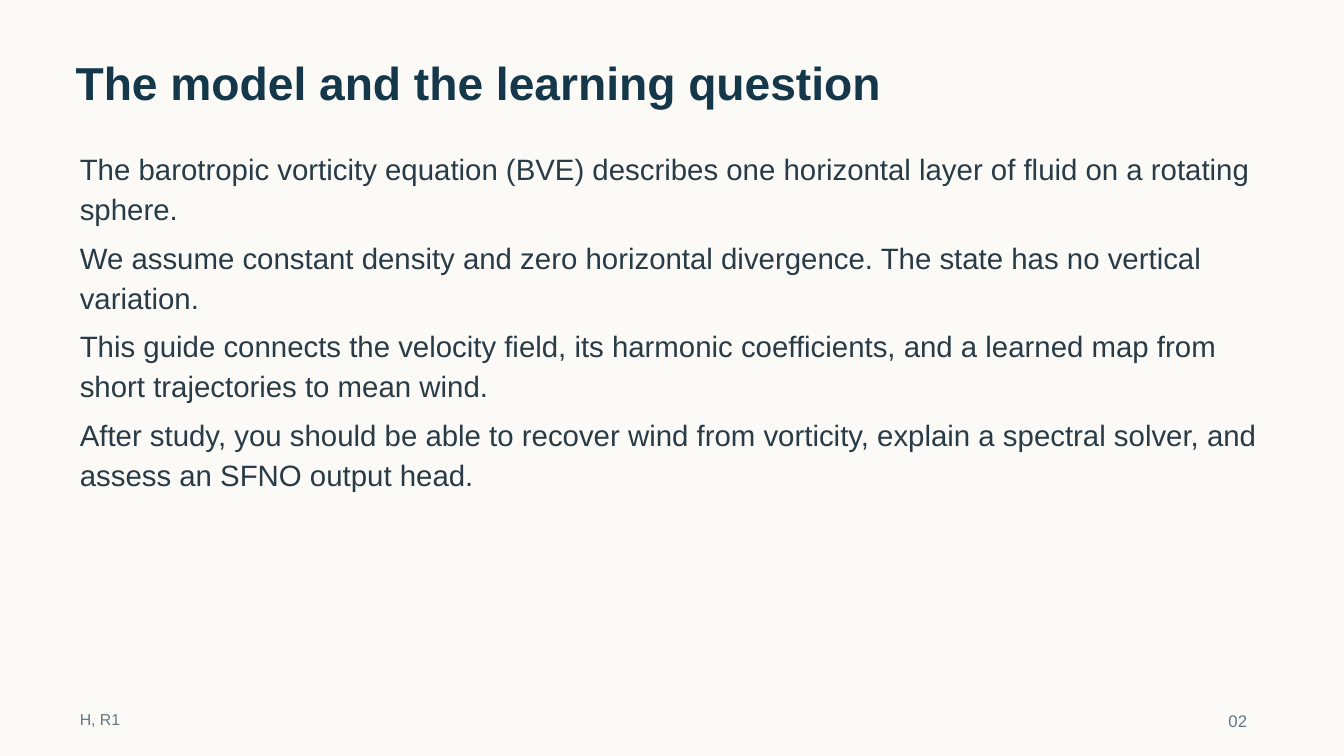
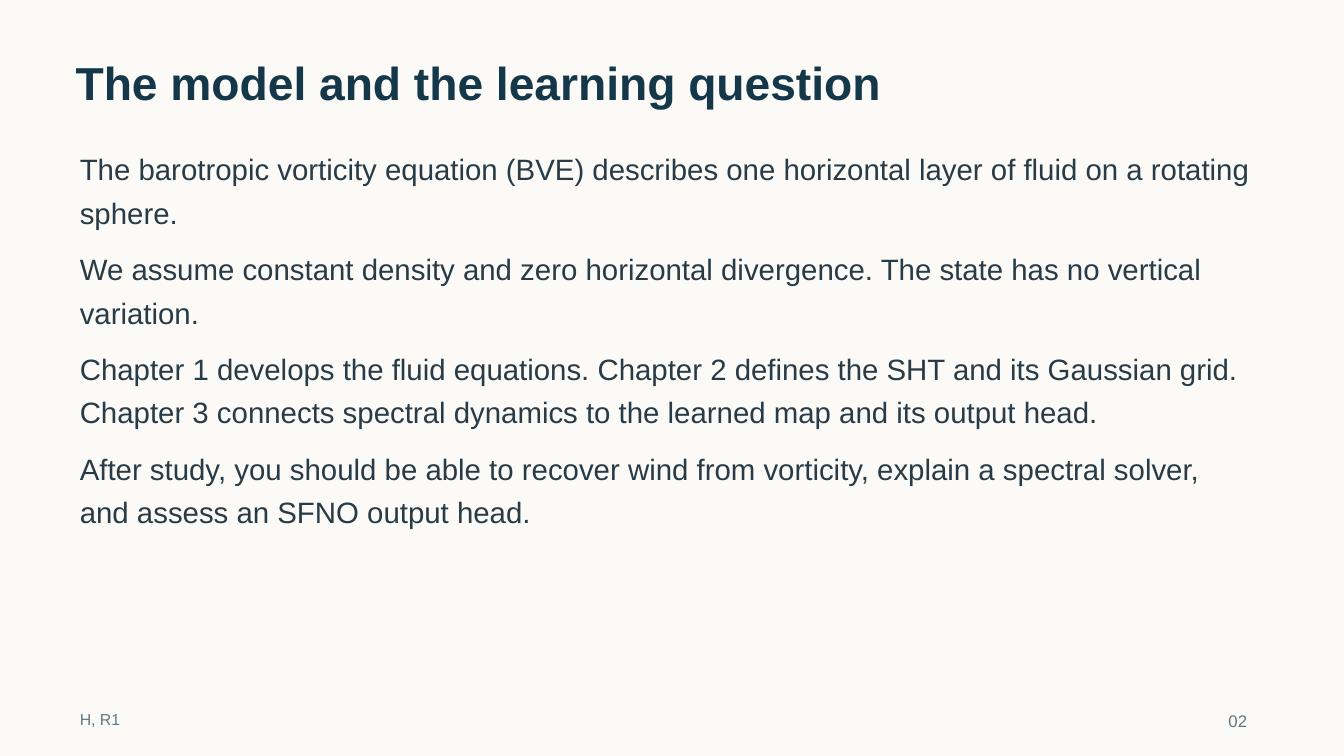
Before and after one commit to tglanz/climatology, a slide deck: slide 2 of presentations/bve-harmonics-sfno/bve-harmonics-sfno.pptx. Drawn at 1344x756 pixels with LibreOffice and Linux fonts; fonts in the diff are those of the drawing. Boxes give left, top, right and bottom in pixels: in the first picture for what was removed or moved away, otherwise in the second. Text is boxed around its words. In the diff, an @@ line names an element or a change of style, - is before the commit and + after.

Commit message:
Improve BVE lecture with formal SHT and Gaussian quadrature chapter

```diff
--- a/presentations/bve-harmonics-sfno/bve-harmonics-sfno.pptx
+++ b/presentations/bve-harmonics-sfno/bve-harmonics-sfno.pptx
@@ text at (80, 158, 1249, 186): text changed @@
-The barotropic vorticity equation (BVE) describes one horizontal layer of fluid on a rotating sphere.
+The barotropic vorticity equation (BVE) describes one horizontal layer of fluid on a rotating
@@ text added at (80, 202, 178, 230), 21 pt, text #283B46 @@
+sphere.
@@ text at (80, 258, 1201, 286): text changed @@
-We assume constant density and zero horizontal divergence. The state has no vertical variation.
+We assume constant density and zero horizontal divergence. The state has no vertical
@@ text added at (80, 302, 199, 325), 21 pt, text #283B46 @@
+variation.
@@ text removed at (80, 335, 1216, 403) @@
-This guide connects the velocity field, its harmonic coefficients, and a learned map from short trajectories to mean wind.
@@ text added at (80, 358, 1237, 386), 21 pt, text #283B46 @@
+Chapter 1 develops the fluid equations. Chapter 2 defines the SHT and its Gaussian grid.
@@ text added at (80, 401, 1098, 429), 21 pt, text #283B46 @@
+Chapter 3 connects spectral dynamics to the learned map and its output head.
@@ text at (80, 458, 1199, 485): text changed @@
-After study, you should be able to recover wind from vorticity, explain a spectral solver, and assess an SFNO output head.
+After study, you should be able to recover wind from vorticity, explain a spectral solver,
@@ text added at (80, 501, 531, 529), 21 pt, text #283B46 @@
+and assess an SFNO output head.
```
Also in this commit, not shown: 28 other slides changed, 19 slides added, 1 slide removed, 4 other files.
